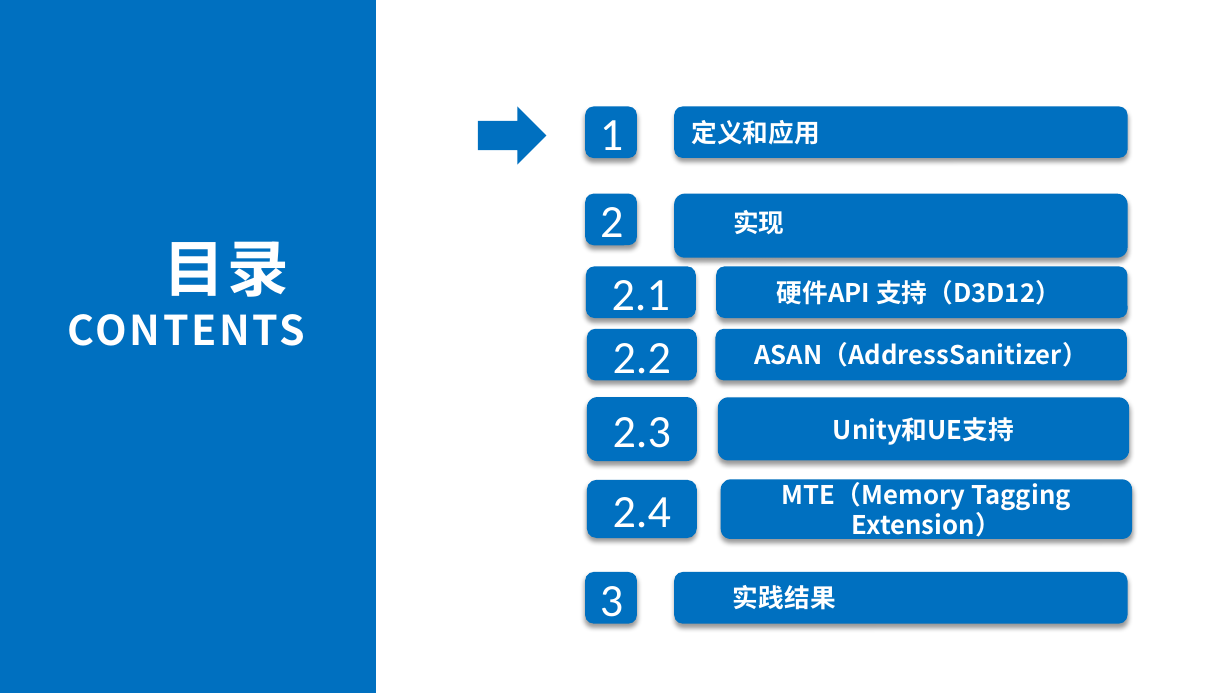
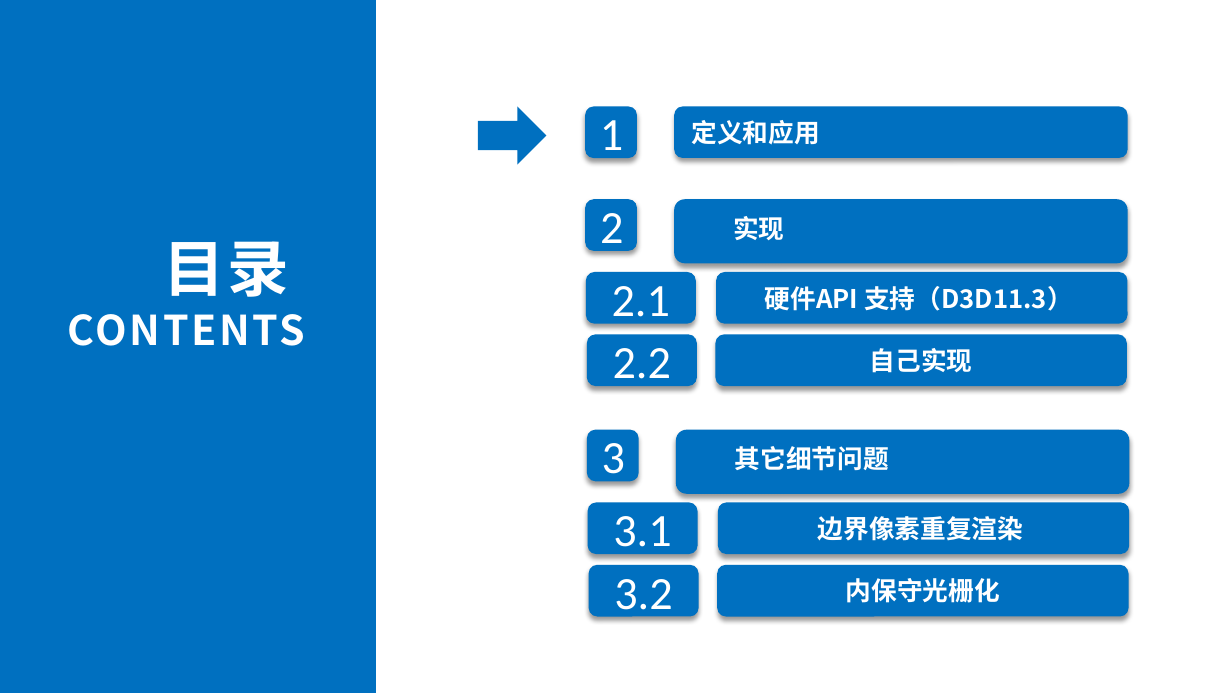
Before and after one commit to theyellowstar/202502Share, a slide deck: slide 2 of 保守光栅化介绍.pptx. Drawn at 1232x693 pixels with LibreOffice and Linux fonts; fonts in the diff are those of the drawing; background and template pictures are left out. Boxes give left, top, right and bottom in pixels: in the first picture for what was removed or moved away, otherwise in the second. Text is boxed around its words. In the diff, an @@ line names an element or a change of style, - is before the commit and + after.

```diff
--- a/保守光栅化介绍.pptx
+++ b/保守光栅化介绍.pptx
@@ text in rounded rectangle at [765, 286, 1073, 311]: text changed @@
-硬件API 支持（D3D12）
+硬件API 支持（D3D11.3）
@@ 6 rounded rectangles, 1 text: place and size @@
-6 rounded rectangles, 1 text at [586, 194, 1128, 380]
+6 rounded rectangles, 1 text at [586, 199, 1128, 386]
@@ text in rounded rectangle at [870, 348, 973, 373]: text changed @@
-ASAN（AddressSanitizer）
+自己实现
@@ rounded rectangle "3": place and size @@
-rounded rectangle "3" at [586, 572, 637, 623]
+rounded rectangle "3" at [586, 429, 638, 481]
@@ rounded rectangle: place and size @@
-rounded rectangle at [674, 572, 1128, 623]
+rounded rectangle at [676, 429, 1129, 493]
@@ text added at [735, 446, 889, 471], 20 pt, text #FFFFFF, bold @@
+其它细节问题
@@ group removed at [718, 397, 1131, 539]: 2 texts, 2 rounded rectangles @@
-原子操作和线程同步
-Unity和UE支持
-原子操作和线程同步
-MTE（Memory Tagging Extension）
@@ rounded rectangle "3.1": place and size @@
-rounded rectangle "3.1" at [586, 397, 696, 461]
+rounded rectangle "3.1" at [587, 502, 697, 554]
@@ rounded rectangle added at [718, 502, 1129, 554], fill #0070C0, 20 pt, text #FFFFFF, bold @@
+边界像素重复渲染
@@ text in rounded rectangle at [613, 516, 671, 558]: text changed @@
-2.3
+3.1
@@ rounded rectangle "3.2": place and size @@
-rounded rectangle "3.2" at [586, 479, 696, 537]
+rounded rectangle "3.2" at [588, 564, 698, 616]
@@ rounded rectangle added at [718, 564, 1129, 616], fill #0070C0, 20 pt, text #FFFFFF, bold @@
+内保守光栅化
@@ text in rounded rectangle at [614, 579, 672, 620]: text changed @@
-2.4
+3.2
@@ text removed at [733, 585, 836, 610] @@
-实践结果
```
Also in this commit, not shown: 1 other slide changed, 6 slides added, 1 slide removed.
